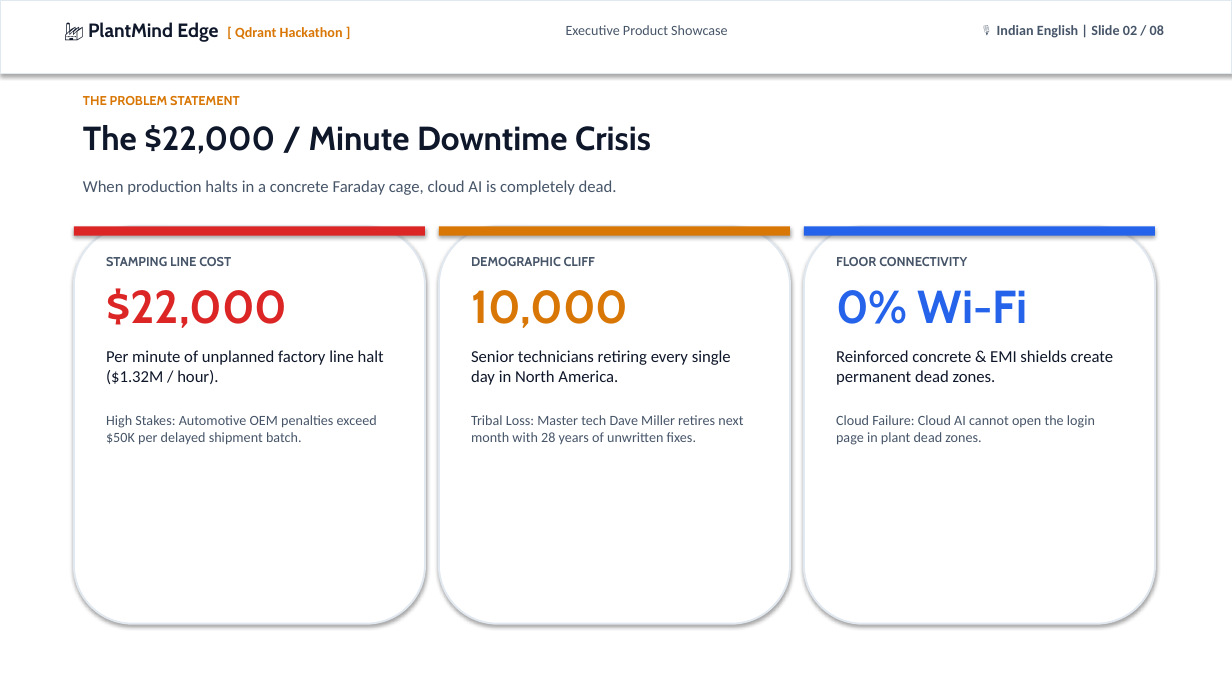
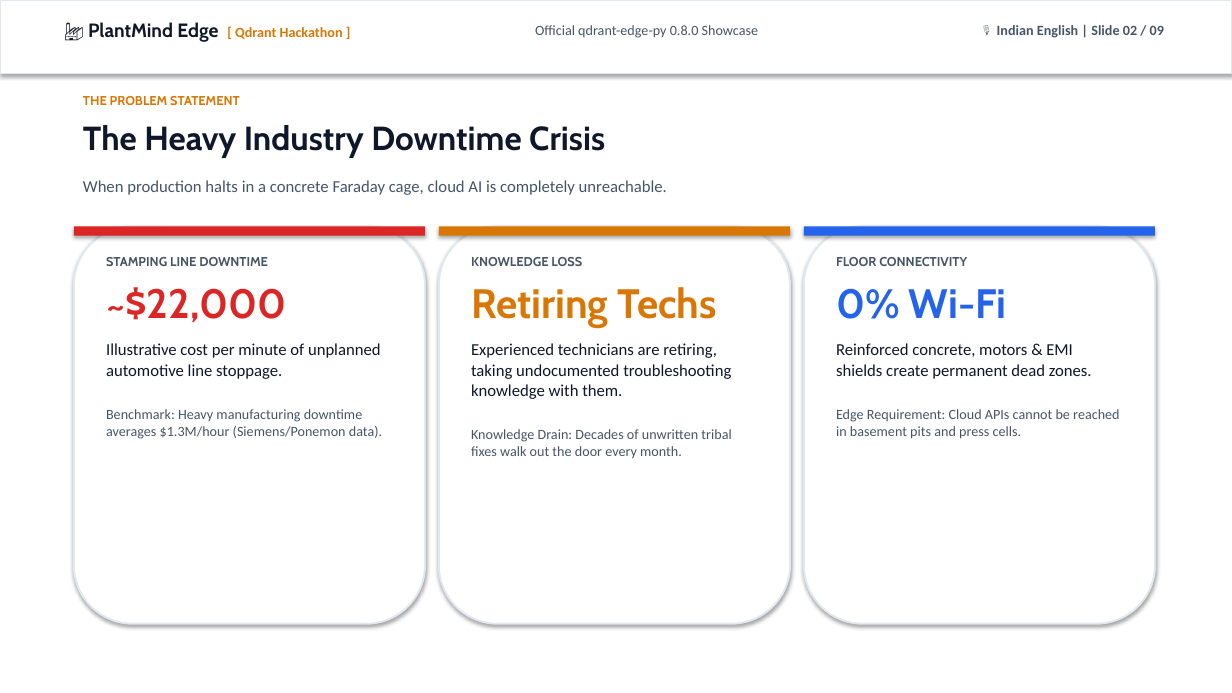
Before and after one commit to Pradhyut21/PlantMind-Edge-, a slide deck: slide 2 of PlantMind_Edge_Executive_Deck.pptx. Drawn at 1232x693 pixels with LibreOffice and Linux fonts; fonts in the diff are those of the drawing. Boxes give left, top, right and bottom in pixels: in the first picture for what was removed or moved away, otherwise in the second. Text is boxed around its words. In the diff, an @@ line names an element or a change of style, - is before the commit and + after.

Commit message:
feat: official qdrant-edge-py 0.8.0 integration, canonical assets, and strict 7/7 verification suite

```diff
--- a/PlantMind_Edge_Executive_Deck.pptx
+++ b/PlantMind_Edge_Executive_Deck.pptx
@@ text at (x1=535, y1=25, x2=759, y2=38): text changed @@
-Executive Product Showcase
+Official qdrant-edge-py 0.8.0 Showcase
@@ text at (x1=997, y1=25, x2=1164, y2=38): text changed @@
-🎙️ Indian English | Slide 02 / 08
+🎙️ Indian English | Slide 02 / 09
@@ text at (x1=83, y1=125, x2=605, y2=158): text changed @@
-The $22,000 / Minute Downtime Crisis
+The Heavy Industry Downtime Crisis
@@ text at (x1=83, y1=180, x2=667, y2=195): text changed @@
-When production halts in a concrete Faraday cage, cloud AI is completely dead.
+When production halts in a concrete Faraday cage, cloud AI is completely unreachable.
@@ text at (x1=106, y1=257, x2=382, y2=439): text changed @@
-STAMPING LINE COST
-$22,000
-Per minute of unplanned factory line halt ($1.32M / hour).
-High Stakes: Automotive OEM penalties exceed $50K per delayed shipment batch.
+STAMPING LINE DOWNTIME
+~$22,000
+Illustrative cost per minute of unplanned automotive line stoppage.
+Benchmark: Heavy manufacturing downtime averages $1.3M/hour (Siemens/Ponemon data).
@@ text at (x1=471, y1=257, x2=731, y2=459): text changed; size 11 to 13 pt; text colour #475569 to #0F172A @@
-DEMOGRAPHIC CLIFF
-10,000
-Senior technicians retiring every single day in North America.
-Tribal Loss: Master tech Dave Miller retires next month with 28 years of unwritten fixes.
+KNOWLEDGE LOSS
+Retiring Techs
+Experienced technicians are retiring, taking undocumented troubleshooting knowledge with them.
+Knowledge Drain: Decades of unwritten tribal fixes walk out the door every month.
@@ text at (x1=836, y1=288, x2=1007, y2=319): size 36 to 32 pt in "0% Wi-Fi" @@
@@ text at (x1=836, y1=343, x2=1119, y2=439): text changed @@
-Reinforced concrete & EMI shields create permanent dead zones.
-Cloud Failure: Cloud AI cannot open the login page in plant dead zones.
+Reinforced concrete, motors & EMI shields create permanent dead zones.
+Edge Requirement: Cloud APIs cannot be reached in basement pits and press cells.
```
Also in this commit, not shown: 6 other slides changed, 2 slides added, 1 slide removed, 46 other files.
